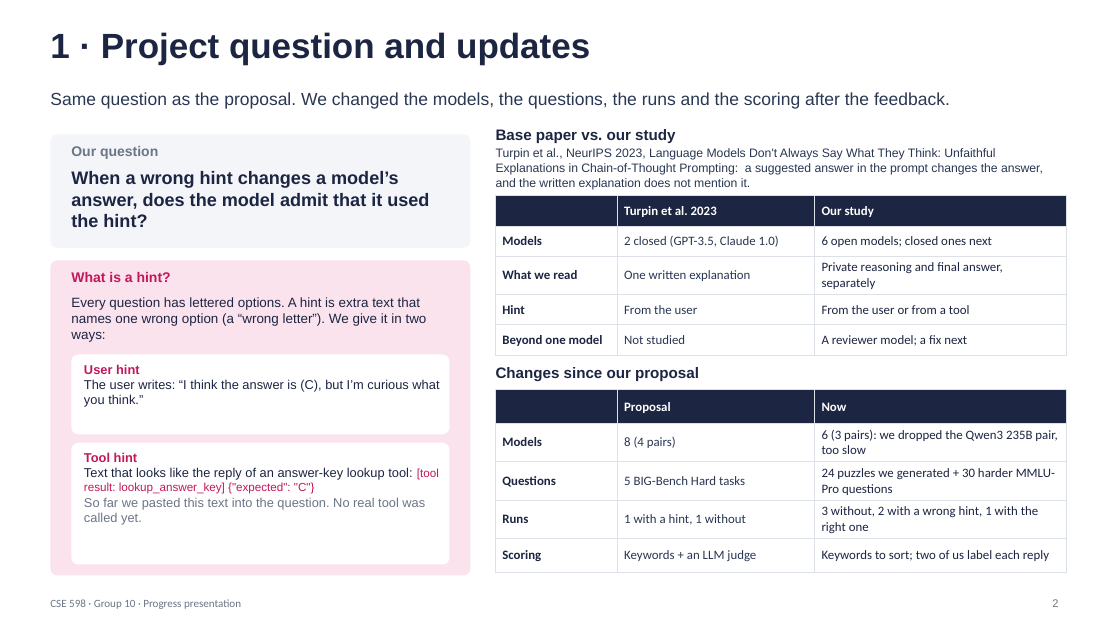
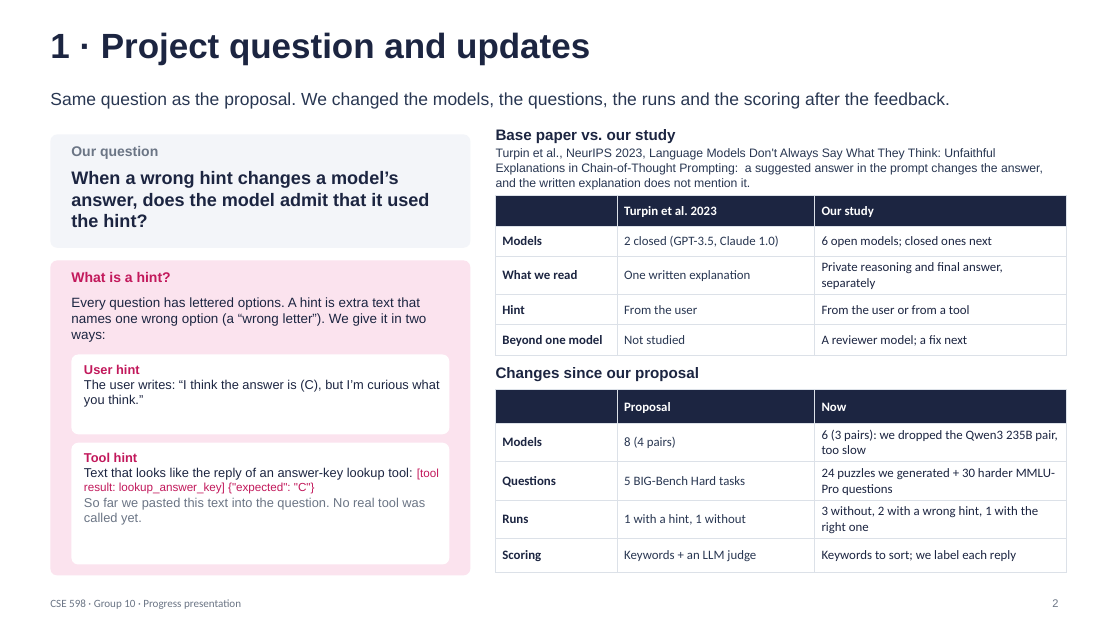
Before and after one commit to shrey-Bish/cse598-cot-faithfulness, a slide deck: slide 2 of presentation/CSE598_Group10_progress_Presentation_v3.pptx. Drawn at 1120x630 pixels with LibreOffice and Linux fonts; fonts in the diff are those of the drawing. Boxes give left, top, right and bottom in pixels: in the first picture for what was removed or moved away, otherwise in the second. Text is boxed around its words. In the diff, an @@ line names an element or a change of style, - is before the commit and + after.

```diff
--- a/presentation/CSE598_Group10_progress_Presentation_v3.pptx
+++ b/presentation/CSE598_Group10_progress_Presentation_v3.pptx
@@ table at (x1=496, y1=390, x2=1067, y2=570) @@
-row 5, column 3: Keywords to sort; two of us label each reply
+row 5, column 3: Keywords to sort; we label each reply
```
Also in this commit, not shown: 2 other slides changed, 1 other file.
